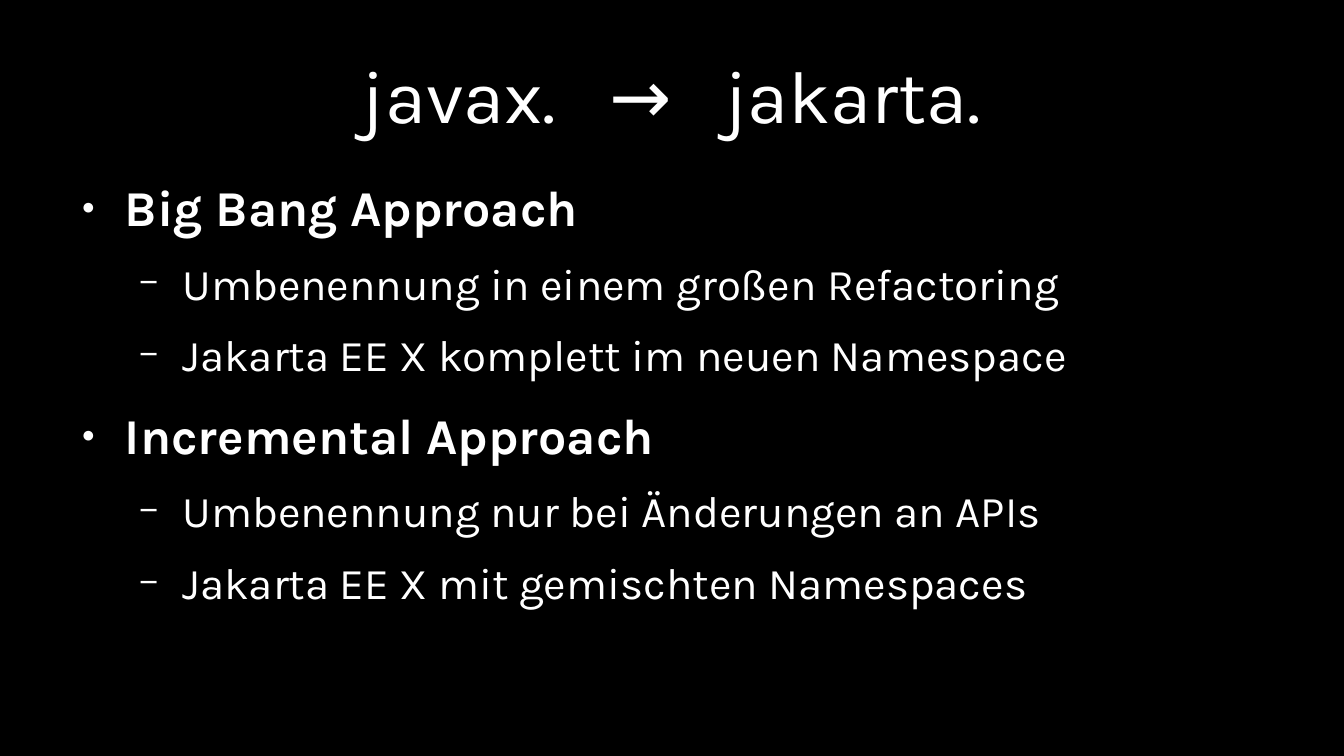
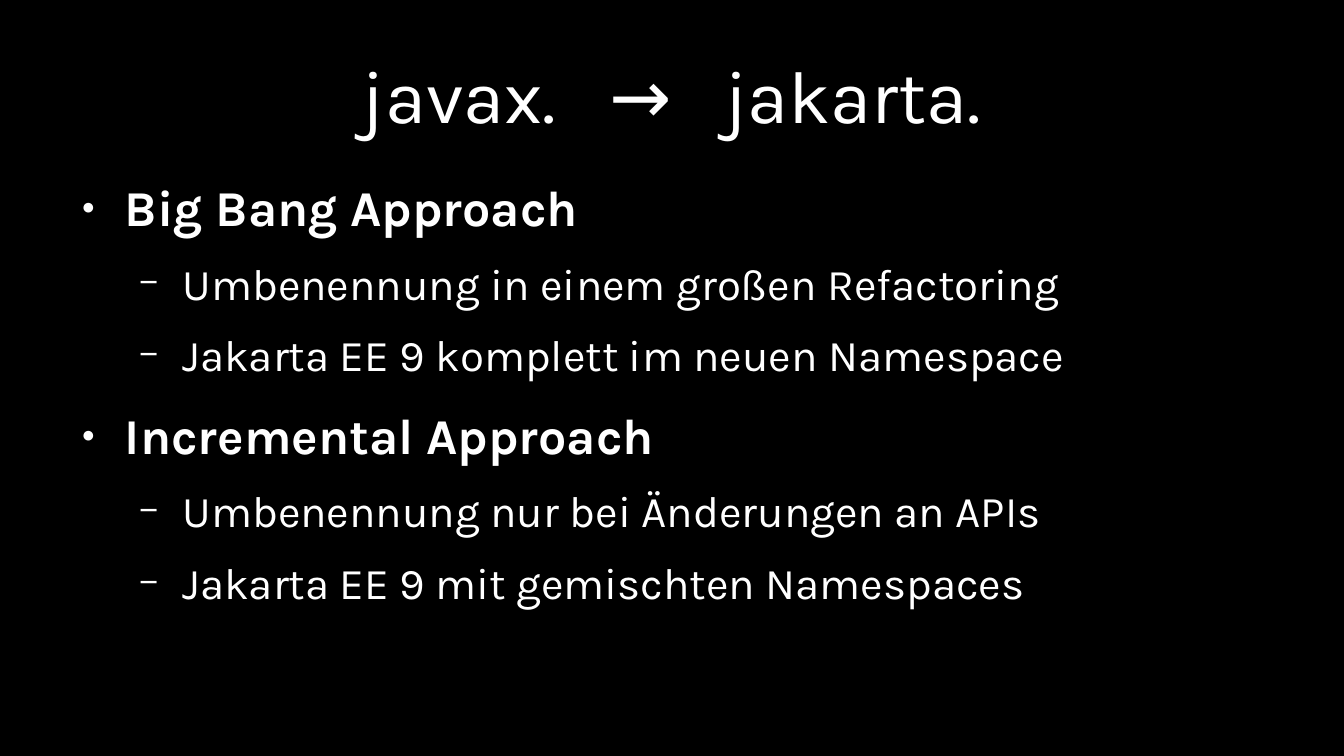
Before and after one commit to chkal/talks, a slide deck: slide 20 of 2019-11-jvmcon-jakarta-ee/JakartaEE.odp. Drawn at 1344x756 pixels with LibreOffice and Linux fonts; fonts in the diff are those of the drawing. Boxes give left, top, right and bottom in pixels: in the first picture for what was removed or moved away, otherwise in the second. Text is boxed around its words. In the diff, an @@ line names an element or a change of style, - is before the commit and + after.

Commit message:
More work on slides

```diff
--- a/2019-11-jvmcon-jakarta-ee/JakartaEE.odp
+++ b/2019-11-jvmcon-jakarta-ee/JakartaEE.odp
@@ text at [182,340,1064,382]: text changed @@
-  − Jakarta EE X komplett im neuen Namespace
+  − Jakarta EE 9 komplett im neuen Namespace
@@ text at [182,568,1025,610]: text changed @@
-  − Jakarta EE X mit gemischten Namespaces
+  − Jakarta EE 9 mit gemischten Namespaces
```
Also in this commit, not shown: 2 other slides changed, 8 slides added, 1 slide removed, 1 other file.
